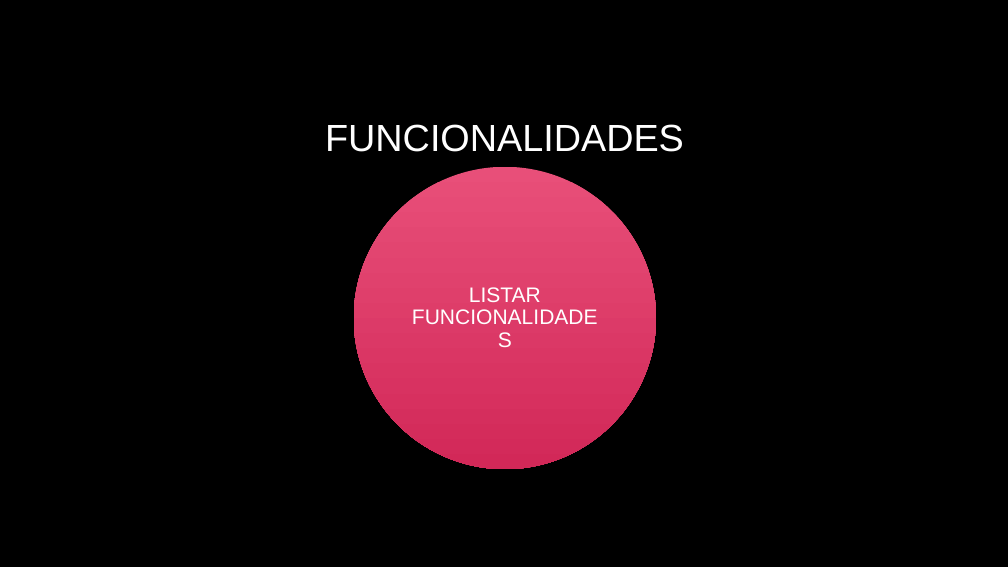
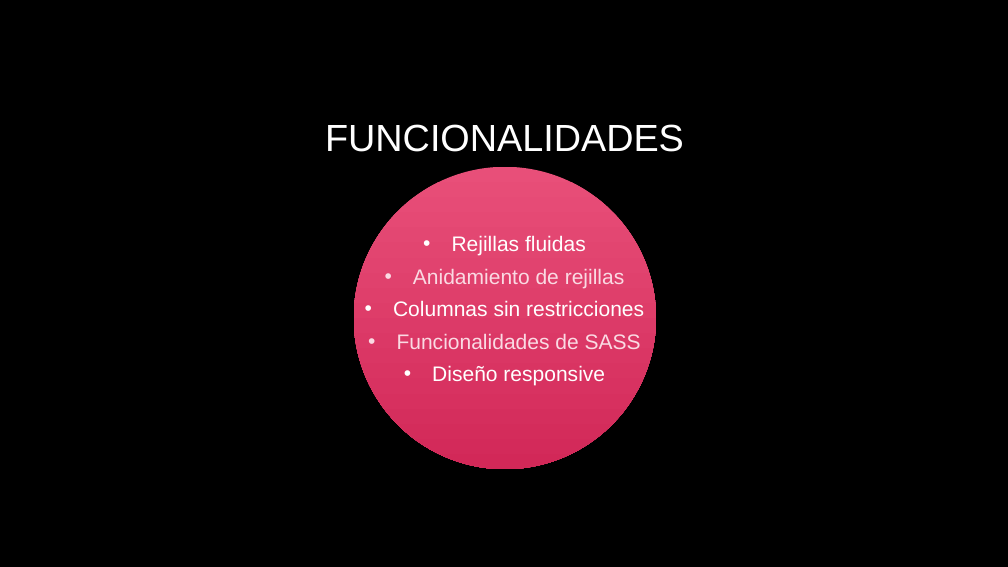
Before and after one commit to marcosfdsl/dawe2-diwe-susy, a slide deck: slide 6 of Susy.pptx. Drawn at 1008x567 pixels with LibreOffice and Linux fonts; fonts in the diff are those of the drawing; background and template pictures are left out. Boxes give left, top, right and bottom in pixels: in the first picture for what was removed or moved away, otherwise in the second. Text is boxed around its words. In the diff, an @@ line names an element or a change of style, - is before the commit and + after.

```diff
--- a/Susy.pptx
+++ b/Susy.pptx
@@ text added at (393, 235, 644, 386), 20 pt, text #FFFFFF @@
+• Rejillas fluidas
+• Anidamiento de rejillas
+• Columnas sin restricciones
+• Funcionalidades de SASS
+• Diseño responsive
@@ text removed at (469, 287, 541, 302) @@
-LISTAR FUNCIONALIDADES
```
Also in this commit, not shown: 2 other slides changed, 10 slides added, 4 other files.
